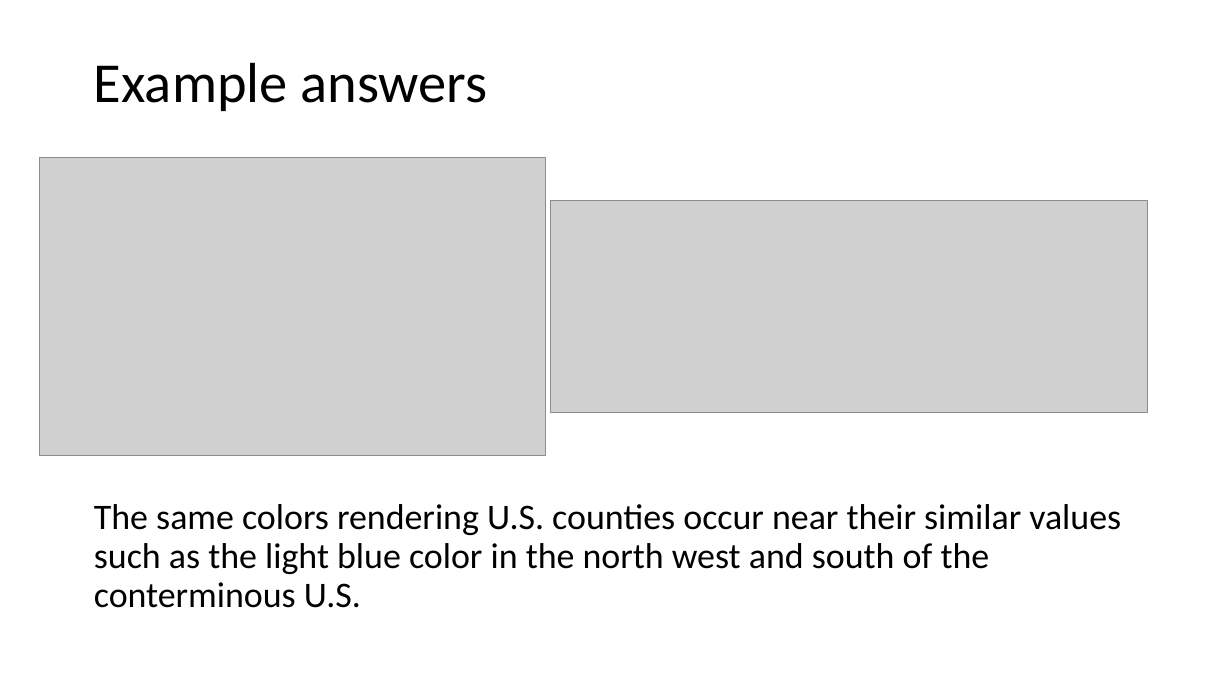
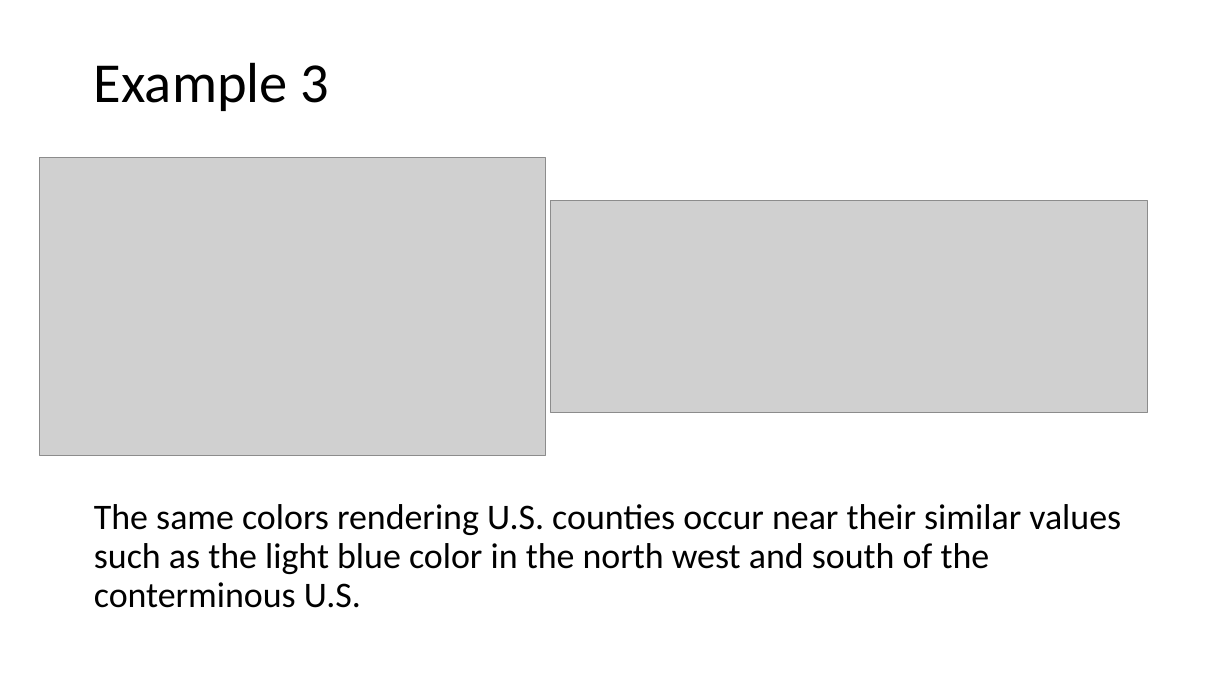
Before and after one commit to JialinLiOSU/choroColorRead, a slide deck: slide 8 of irb/Documents/Instructions - ScreenShots.pptx (slide 7 before the commit). Drawn at 1232x693 pixels with LibreOffice and Linux fonts; fonts in the diff are those of the drawing; grey boxes stand for pictures. Boxes give left, top, right and bottom in pixels: in the first picture for what was removed or moved away, otherwise in the second. Text is boxed around its words. In the diff, an @@ line names an element or a change of style, - is before the commit and + after.

```diff
--- a/irb/Documents/Instructions - ScreenShots.pptx
+++ b/irb/Documents/Instructions - ScreenShots.pptx
@@ title at <box>94,62,329,111</box>: text changed @@
-Example answers
+Example 3
```
Also in this commit, not shown: 8 other slides changed, 1 slide added, 16 other files.
